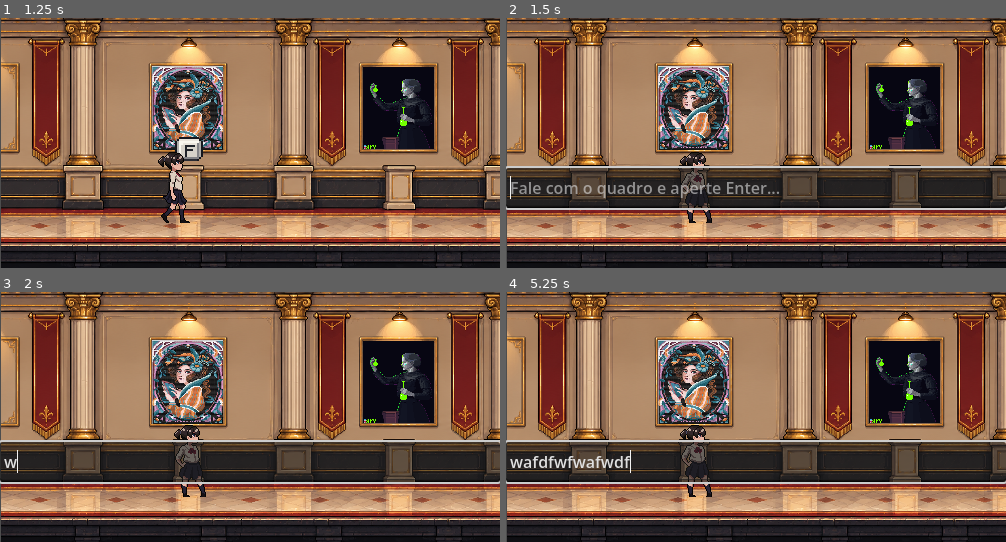
Above: before the commit, frames 1-4 (two rows, left to right).
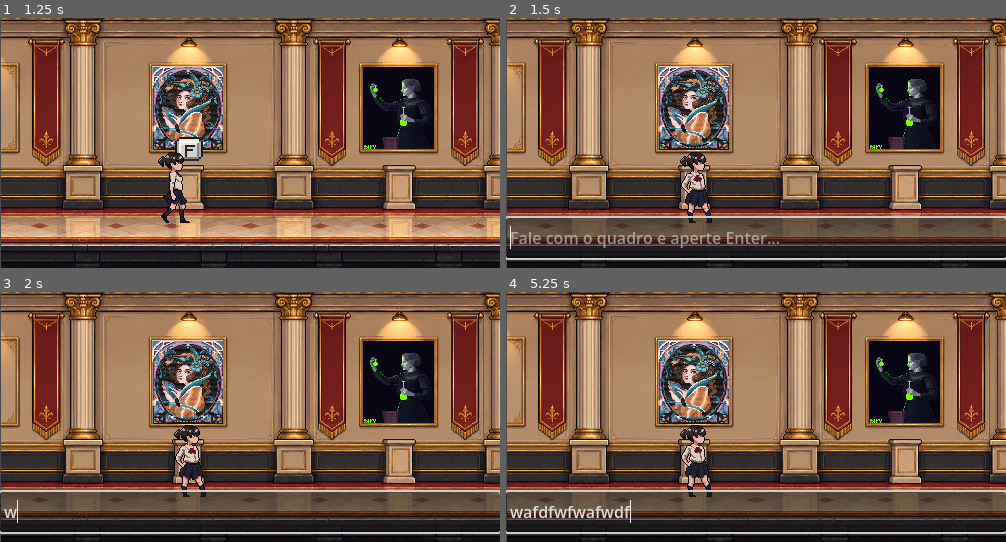
Above: after the commit, the same moments.

Repository: Angelogvr/Hackathon-SEDCITEC
Game: Godot game, scene res://cenas/Jogo.tscn
Same seed, same stepped clock (60 frames per second), same inputs: the game is played once before the commit and once after it.
Inputs:
- Up to frame 1 (1.25 s): tap Enter at 0.5 s; hold D (move_right) from 0.53 s (still down); hold F (interact) from 0.53 s (still down); tap W (move_up) at 0.77 s
- Up to frame 2 (1.5 s): keep holding D (move_right); release F (interact) at 1.28 s; tap F (interact) at 1.35 s
- Up to frame 3 (2 s): keep holding D (move_right); tap W (move_up) at 1.52 s
- Up to frame 4 (5.25 s): release D (move_right) at 2.03 s; hold A (move_left) 2.03-2.78 s; hold F (interact) 2.03-2.78 s; hold D (move_right) 2.78-4.28 s; tap F (interact) at 2.85, 4.35 s; tap W (move_up) at 3.02, 3.77, 4.52 s; hold F (interact) 3.53-4.28 s; hold A (move_left) 4.28-5.03 s; hold D (move_right) from 5.03 s (still down); hold F (interact) from 5.03 s (still down)

Frame 1 is identical in both runs. In frame 2, 23% of the frame differs, in the area x 0-100%, y 59-97%; in frame 3, 22%; in frame 4, 22%.

Commit message:
Update mulher.gd

Diff:
--- a/scripts/mulher.gd
+++ b/scripts/mulher.gd
@@ -64,7 +64,7 @@
 		_campo.size = Vector2(500, 40)
 		_campo.position = Vector2(
 			(tela.x - 500) / 2,
-			tela.y - 100
+			tela.y - 50
 		)
 
 		_campo.z_index = 100
